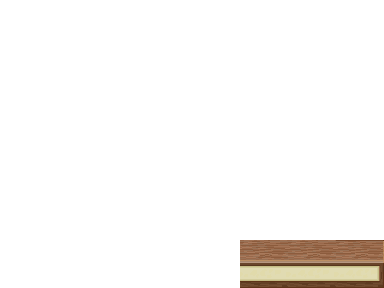
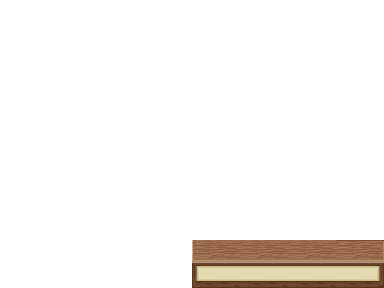
Before/after of a (384, 288) layered artwork. What changed in the layer stack:
pixels changed over [192, 240, 240, 288] (layer not identified)
